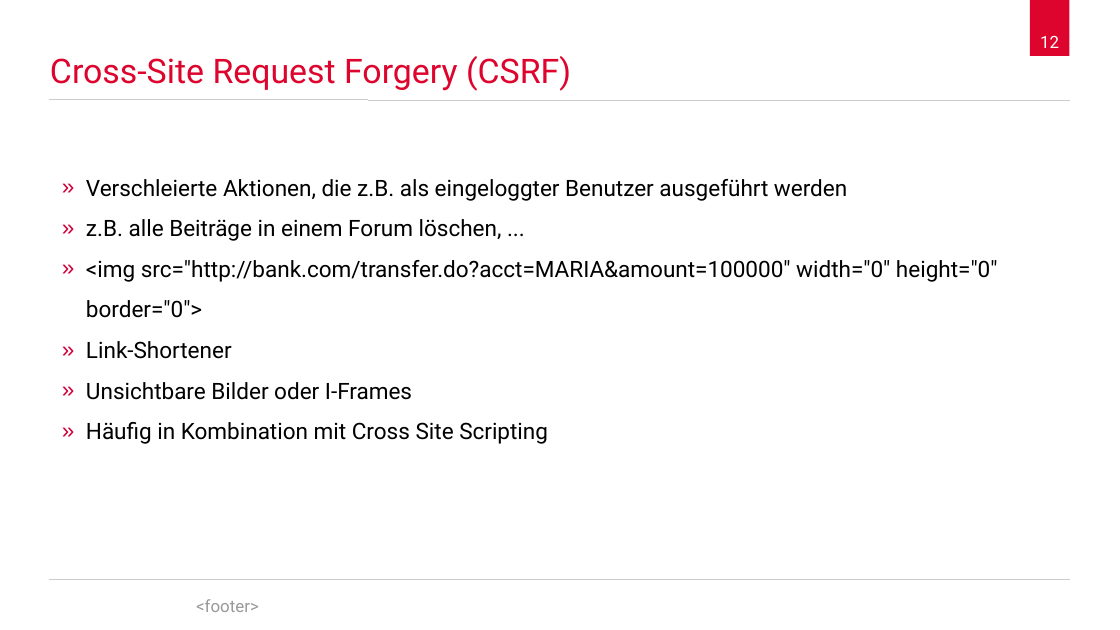
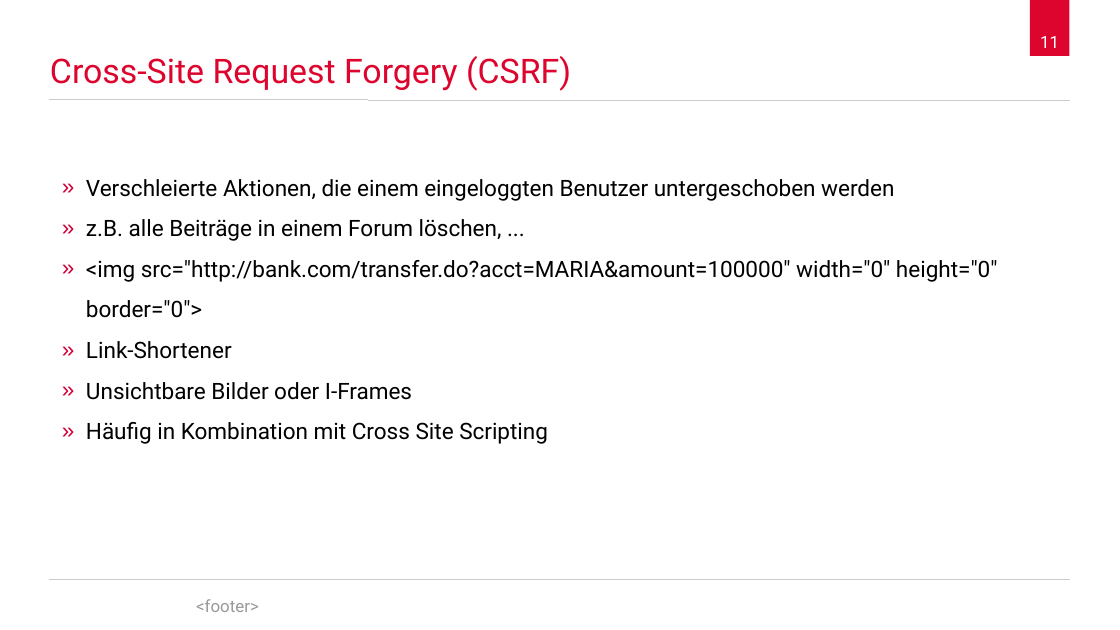
Before and after one commit to spaceone/presentations, a slide deck: slide 11 of die-bekanntesten-sicherheitsluecken/2017-11-21-Azubi-wissenstransfer-bekannte-sicherheitsluecken.odp (slide 12 before the commit). Drawn at 1120x630 pixels with LibreOffice and Linux fonts; fonts in the diff are those of the drawing; background and template pictures are left out. Boxes give left, top, right and bottom in pixels: in the first picture for what was removed or moved away, otherwise in the second. Text is boxed around its words. In the diff, an @@ line names an element or a change of style, - is before the commit and + after.

```diff
--- a/die-bekanntesten-sicherheitsluecken/2017-11-21-Azubi-wissenstransfer-bekannte-sicherheitsluecken.odp
+++ b/die-bekanntesten-sicherheitsluecken/2017-11-21-Azubi-wissenstransfer-bekannte-sicherheitsluecken.odp
@@ page number at (x1=1040, y1=36, x2=1059, y2=48): text changed @@
-12
+11
@@ text at (x1=86, y1=179, x2=894, y2=201): text changed @@
-» Verschleierte Aktionen, die z.B. als eingeloggter Benutzer ausgeführt werden
+» Verschleierte Aktionen, die einem eingeloggten Benutzer untergeschoben werden
```
Also in this commit, not shown: 7 other slides changed, 1 slide removed.
